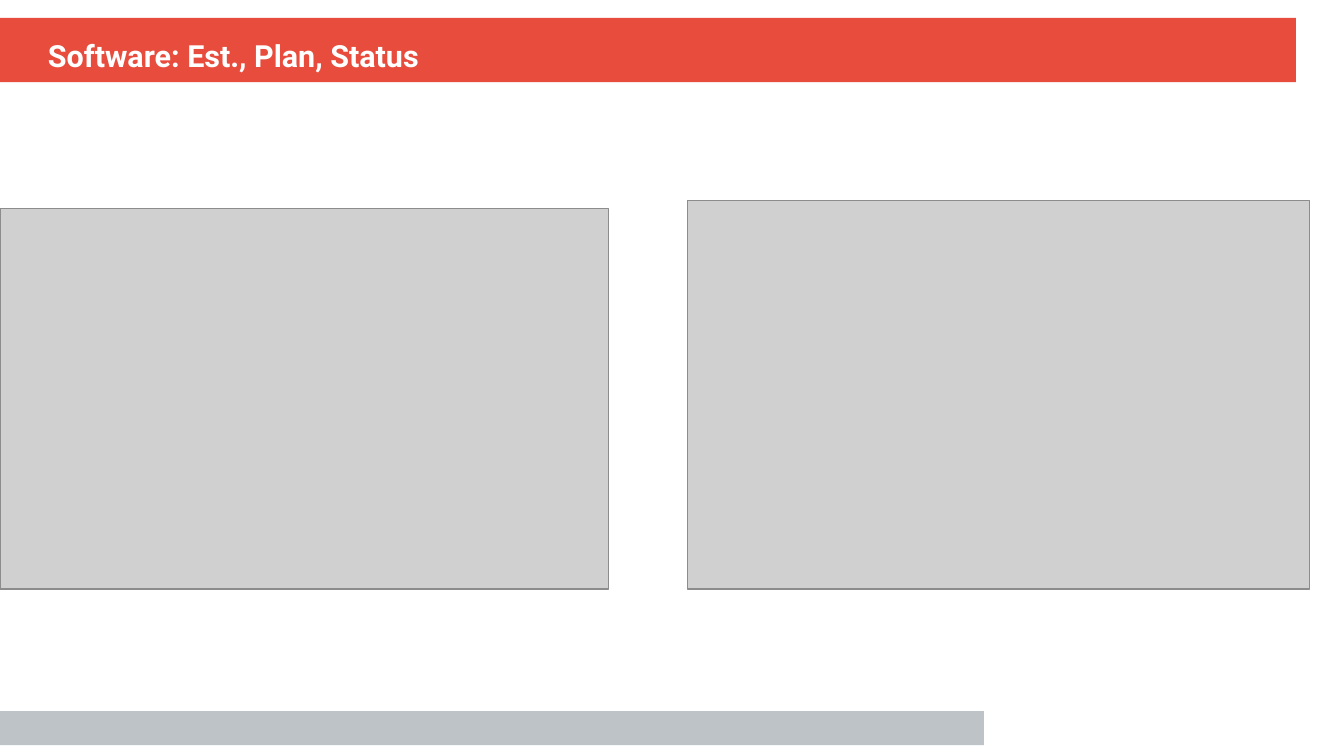
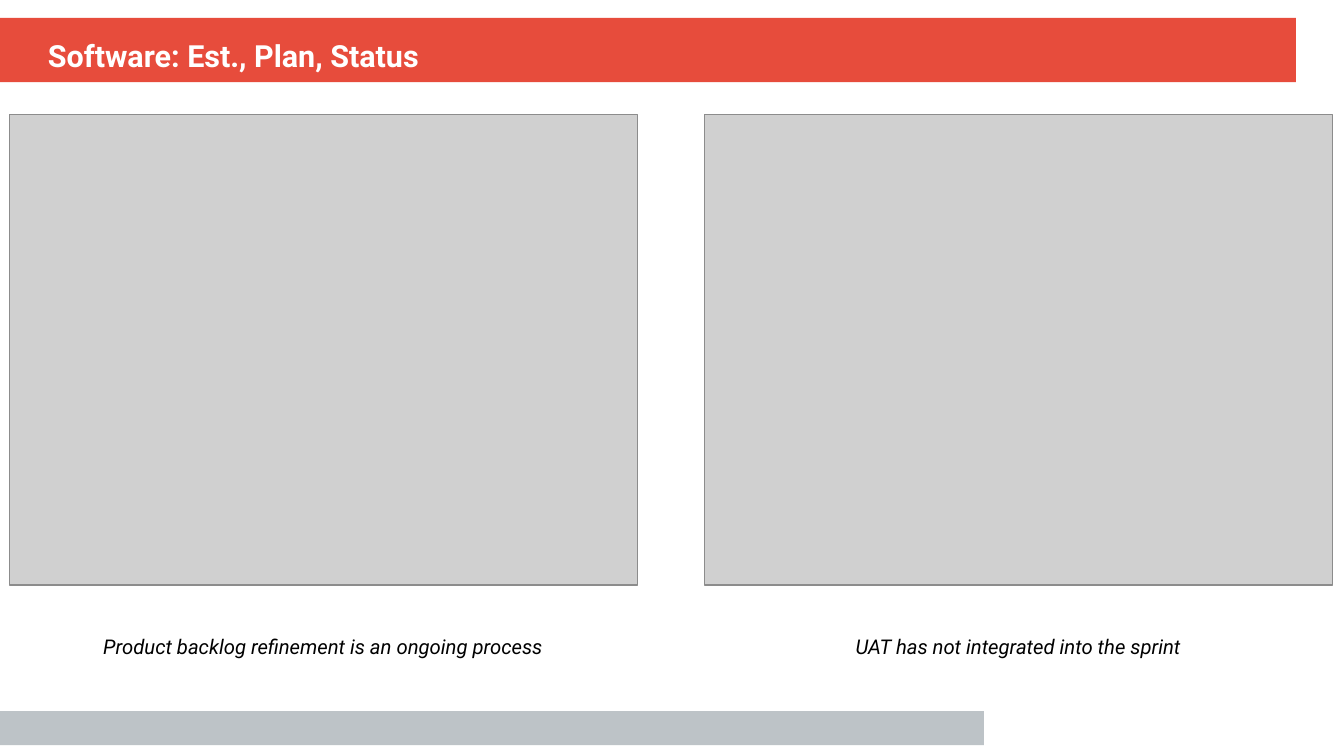
Before and after one commit to woowu/udc-scrum-charts, a slide deck: slide 1 of presentation.odp. Drawn at 1344x756 pixels with LibreOffice and Linux fonts; fonts in the diff are those of the drawing; grey boxes stand for pictures; background and template pictures are left out. Boxes give left, top, right and bottom in pixels: in the first picture for what was removed or moved away, otherwise in the second. Text is boxed around its words. In the diff, an @@ line names an element or a change of style, - is before the commit and + after.

```diff
--- a/presentation.odp
+++ b/presentation.odp
@@ picture: place and size @@
-picture at bbox=[0, 209, 609, 589]
+picture at bbox=[10, 115, 638, 585]
@@ picture: place and size @@
-picture at bbox=[688, 200, 1310, 589]
+picture at bbox=[705, 115, 1333, 585]
@@ text added at bbox=[103, 638, 543, 659], 12 pt, text #000000, italic @@
+Product backlog refinement is an ongoing process
@@ text added at bbox=[856, 638, 1180, 659], 12 pt, text #000000, italic @@
+UAT has not integrated into the sprint
```
Also in this commit, not shown: 10 other files.
